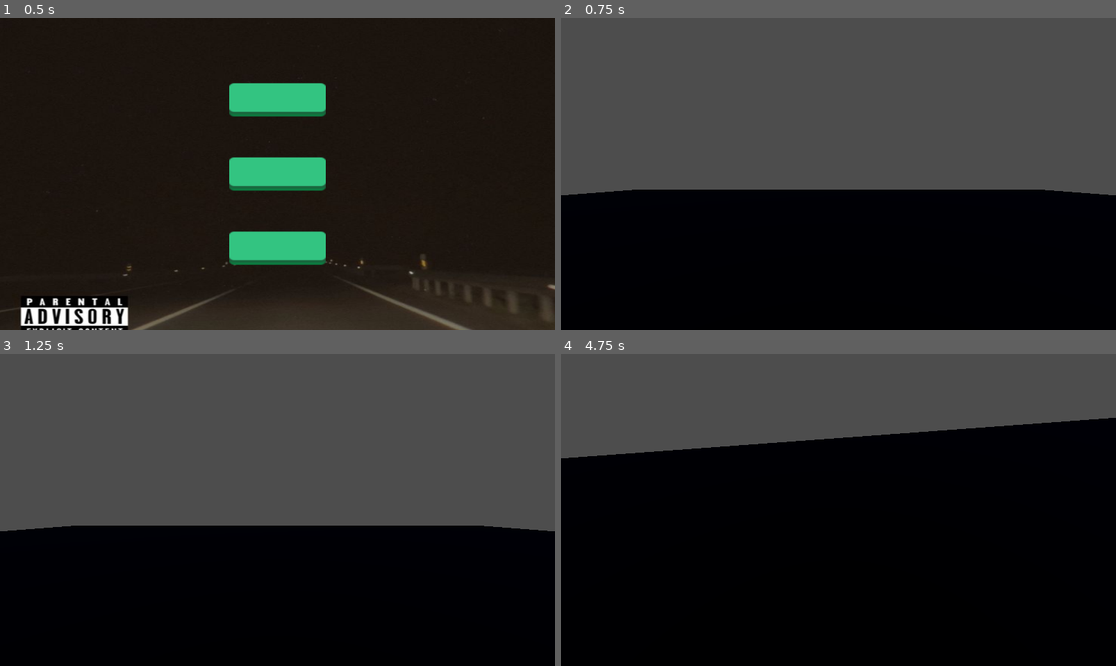
Above: before the commit, frames 1-4 (two rows, left to right).
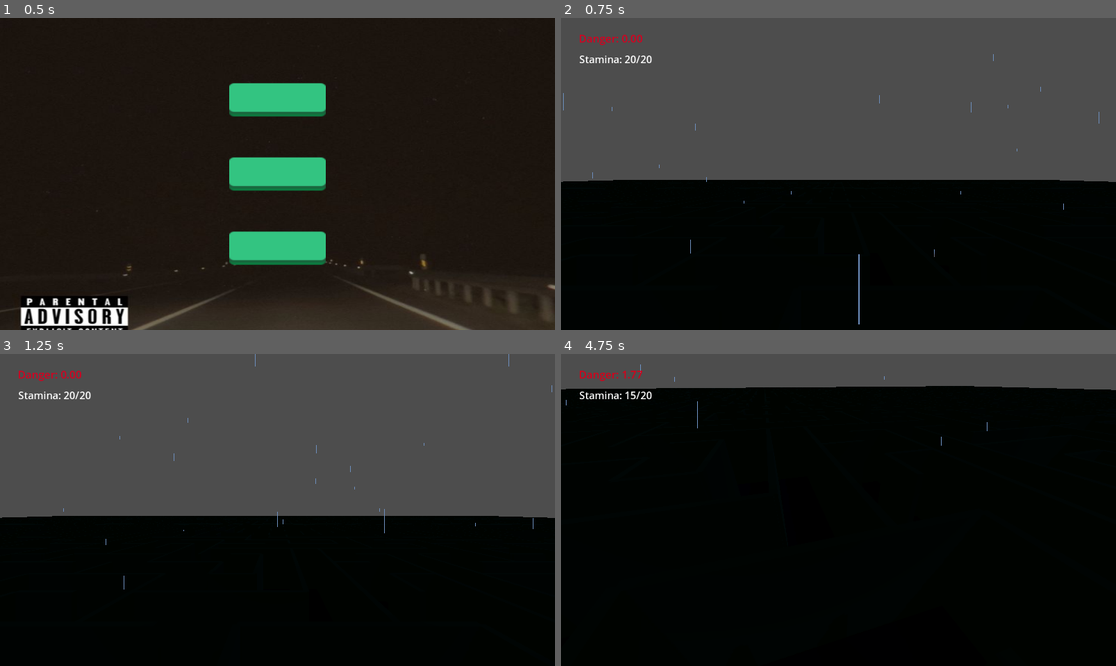
Above: after the commit, the same moments.

Repository: shrg29/finalprojectATCG
Game: Godot game, scene res://scenes/main_menu.tscn
Two runs of this game, one before a commit and one after it. Both use one fixed random seed, a clock stepped at 60 frames per second and the inputs below.
Inputs (mouse positions are in pixels of both pictures, inside the frame that each line leads up to):
- Up to frame 1 (0.5 s): no input
- Up to frame 2 (0.75 s): click (838, 99) at 0.5 s
- Up to frame 3 (1.25 s): no input
- Up to frame 4 (4.75 s): move the mouse to (866, 510) at 1.27 s; hold Shift (sprint, bound only after the commit) 1.28-2.03 s; hold W (move_forward) from 1.28 s (still down); move the mouse to (810, 510) at 2.02 s; tap Shift (sprint, bound only after the commit) at 2.1, 3.6 s; move the mouse to (849, 503) at 2.77 s; hold Shift (sprint, bound only after the commit) 2.78-3.53 s; move the mouse to (832, 516) at 3.52 s; move the mouse to (877, 513) at 4.27 s; hold Shift (sprint, bound only after the commit) from 4.28 s (still down)

Frame 1 is identical in both runs. In frame 2, 3.7% of the frame differs, in the area x 0-100%, y 5-99%; in frame 3, 3.6%; in frame 4, 16%, in the area x 0-100%, y 3-34%.

Commit message:
maze implemented
stamina system added

Diff:
--- a/final-project-actg/project.godot
+++ b/final-project-actg/project.godot
@@ -37,3 +37,8 @@
 "events": [Object(InputEventKey,"resource_local_to_scene":false,"resource_name":"","device":-1,"window_id":0,"alt_press …(191 unchanged characters)…
 ]
 }
+sprint={
+"deadzone": 0.2,
+"events": [Object(InputEventKey,"resource_local_to_scene":false,"resource_name":"","device":-1,"window_id":0,"alt_pressed":false,"shift_pressed":false,"ctrl_pressed":false,"meta_pressed":false,"pressed":false,"keycode":0,"physical_keycode":4194325,"key_label":0,"unicode":0,"location":0,"echo":false,"script":null)
+]
+}
--- a/final-project-actg/scenes/Enemy.tscn
+++ b/final-project-actg/scenes/Enemy.tscn
@@ -1,14 +1,16 @@
-[gd_scene load_steps=4 format=3 uid="uid://th2etnrw2wps"]
+[gd_scene load_steps=5 format=3 uid="uid://th2etnrw2wps"]
+
+[ext_resource type="AudioStream" uid="uid://c7cudpo3htgp8" path="res://assets/rain.mp3" id="1_3gvst"]
 
 [sub_resource type="StandardMaterial3D" id="StandardMaterial3D_gqquq"]
 albedo_color = Color(0.6377782, 0, 0.050292075, 1)
 
 [sub_resource type="BoxMesh" id="BoxMesh_gqquq"]
 material = SubResource("StandardMaterial3D_gqquq")
-size = Vector3(1, 7, 1)
+size = Vector3(0.7, 2.5, 1)
 
 [sub_resource type="BoxShape3D" id="BoxShape3D_gqquq"]
-size = Vector3(1, 4, 1)
+size = Vector3(0.7203369, 2.4825325, 1)
 
 [node name="Enemy" type="StaticBody3D"]
 
@@ -16,7 +18,9 @@
 mesh = SubResource("BoxMesh_gqquq")
 
 [node name="AudioStreamPlayer3D" type="AudioStreamPlayer3D" parent="."]
+stream = ExtResource("1_3gvst")
+autoplay = true
 
 [node name="CollisionShape3D" type="CollisionShape3D" parent="."]
-transform = Transform3D(1, 0, 0, 0, 1, 0, 0, 0, 1, 0, 2, 0)
+transform = Transform3D(1, 0, 0, 0, 1, 0, 0, 0, 1, 0.014953613, -0.0022602081, 0)
 shape = SubResource("BoxShape3D_gqquq")
--- a/final-project-actg/scenes/Player.tscn
+++ b/final-project-actg/scenes/Player.tscn
@@ -13,9 +13,29 @@
 transform = Transform3D(1, 0, 0, 0, 1, 0, 0, 0, 1, 0, 1.6, 0)
 
 [node name="Camera3D" type="Camera3D" parent="CameraPivot"]
+transform = Transform3D(1, 0, 0, 0, 1, 0, 0, 0, 1, 0, 3.872344, 0)
 current = true
 
 [node name="CollisionShape3D" type="CollisionShape3D" parent="."]
 transform = Transform3D(1, 0, 0, 0, 1, 0, 0, 0, 1, 0, 0.8, 0)
 shape = SubResource("CapsuleShape3D_0rwas")
 debug_color = Color(0, 0.5882353, 0.6392157, 0.59607846)
+
+[node name="CanvasLayer" type="CanvasLayer" parent="."]
+
+[node name="DangerLabel" type="Label" parent="CanvasLayer"]
+offset_left = 37.0
+offset_top = 27.0
+offset_right = 138.0
+offset_bottom = 55.0
+theme_override_colors/font_color = Color(0.83976364, 0, 0.122233965, 1)
+theme_override_font_sizes/font_size = 22
+text = "Danger: 0.00"
+
+[node name="StaminaLabel" type="Label" parent="CanvasLayer"]
+offset_left = 38.0
+offset_top = 71.0
+offset_right = 189.0
+offset_bottom = 101.0
+theme_override_font_sizes/font_size = 21
+text = "Stamina: 20/20"
--- /dev/null
+++ b/final-project-actg/scenes/maze.tscn
@@ -0,0 +1,8 @@
+[gd_scene load_steps=3 format=3 uid="uid://glfehe5e32b6"]
+
+[ext_resource type="Script" uid="uid://orp71hr6rcd0" path="res://scripts/maze.gd" id="1_fgl6e"]
+[ext_resource type="PackedScene" uid="uid://bmfytqsy4s558" path="res://scenes/wall_scene.tscn" id="2_l3biw"]
+
+[node name="Maze" type="Node3D"]
+script = ExtResource("1_fgl6e")
+wall_scene = ExtResource("2_l3biw")
--- a/final-project-actg/scenes/test_level.tscn
+++ b/final-project-actg/scenes/test_level.tscn
@@ -1,25 +1,52 @@
-[gd_scene load_steps=7 format=3 uid="uid://dl2bibffowpb4"]
+[gd_scene load_steps=12 format=3 uid="uid://dl2bibffowpb4"]
 
-[ext_resource type="PackedScene" uid="uid://dn25a6avlx0kf" path="res://scenes/Player.tscn" id="1_gojnm"]
+[ext_resource type="PackedScene" uid="uid://dn25a6avlx0kf" path="res://scenes/player.tscn" id="1_gojnm"]
 [ext_resource type="PackedScene" uid="uid://th2etnrw2wps" path="res://scenes/Enemy.tscn" id="2_1c2mv"]
+[ext_resource type="Script" uid="uid://bh12h6cbvlrlx" path="res://scripts/rain_emitter.gd" id="2_j6w7d"]
+[ext_resource type="PackedScene" uid="uid://glfehe5e32b6" path="res://scenes/maze.tscn" id="4_x4b8f"]
 
 [sub_resource type="StandardMaterial3D" id="StandardMaterial3D_hsoxx"]
 albedo_color = Color(1.3461569e-07, 0.093095414, 6.016344e-09, 1)
 
 [sub_resource type="PlaneMesh" id="PlaneMesh_gojnm"]
 material = SubResource("StandardMaterial3D_hsoxx")
-size = Vector2(50, 50)
+size = Vector2(100, 100)
 
 [sub_resource type="BoxShape3D" id="BoxShape3D_hsoxx"]
-size = Vector3(50, 0.1, 50)
+size = Vector3(102.7357, 0.1, 100.14758)
 
 [sub_resource type="Environment" id="Environment_hsoxx"]
 background_color = Color(0, 0.03368961, 0.122122996, 1)
+ambient_light_color = Color(0.8776157, 0.8776158, 0.8776157, 1)
 fog_light_color = Color(0.1483027, 0.2418809, 0.28377596, 1)
 volumetric_fog_enabled = true
 volumetric_fog_albedo = Color(0.7162962, 0.71629626, 0.7162961, 1)
+volumetric_fog_emission = Color(0.14406255, 0.14406255, 0.14406255, 1)
+
+[sub_resource type="ParticleProcessMaterial" id="ParticleProcessMaterial_paw1w"]
+emission_shape = 3
+emission_box_extents = Vector3(25, 10, 30)
+direction = Vector3(1, -1, 0)
+spread = 0.2
+color = Color(0.97416157, 0.9793398, 0.97840005, 1)
+
+[sub_resource type="StandardMaterial3D" id="StandardMaterial3D_paw1w"]
+emission_enabled = true
+emission = Color(0.27722612, 0.26271057, 0.3329402, 1)
+billboard_mode = 3
+particles_anim_h_frames = 1
+particles_anim_v_frames = 1
+particles_anim_loop = false
+
+[sub_resource type="BoxMesh" id="BoxMesh_j6w7d"]
+material = SubResource("StandardMaterial3D_paw1w")
+size = Vector3(0.005, 0.4, 0)
 
 [node name="TestLevel" type="Node3D"]
+
+[node name="Maze" parent="." instance=ExtResource("4_x4b8f")]
+maze_width = 100
+maze_height = 100
 
 [node name="MeshInstance3D" type="MeshInstance3D" parent="."]
 mesh = SubResource("PlaneMesh_gojnm")
@@ -27,7 +54,7 @@
 [node name="StaticBody3D" type="StaticBody3D" parent="MeshInstance3D"]
 
 [node name="CollisionShape3D" type="CollisionShape3D" parent="MeshInstance3D/StaticBody3D"]
-transform = Transform3D(1, 0, 0, 0, 1, 0, 0, 0, 1, 0, 0.28082275, 0)
+transform = Transform3D(1, 0, 0, 0, 1, 0, 0, 0, 1, -0.93675995, 0.28082275, -0.0029907227)
 shape = SubResource("BoxShape3D_hsoxx")
 
 [node name="MoonLight" type="DirectionalLight3D" parent="."]
@@ -41,5 +68,21 @@
 
 [node name="Player" parent="." instance=ExtResource("1_gojnm")]
 
+[node name="RainEmitter" type="Node3D" parent="Player"]
+transform = Transform3D(1, 0, 0, 0, 1, 0, 0, 0, 1, 0, 12.527607, 0)
+script = ExtResource("2_j6w7d")
+player_path = NodePath("..")
+
+[node name="GPUParticles3D" type="GPUParticles3D" parent="Player/RainEmitter"]
+transform = Transform3D(1, 0, 0, 0, 1, 0, 0, 0, 1, 0, -7.9438915, 0)
+amount = 3500
+lifetime = 3.0
+preprocess = 2.0
+speed_scale = 3.49
+explosiveness = 0.01
+randomness = 0.12
+process_material = SubResource("ParticleProcessMaterial_paw1w")
+draw_pass_1 = SubResource("BoxMesh_j6w7d")
+
 [node name="Enemy" parent="." instance=ExtResource("2_1c2mv")]
-transform = Transform3D(1, 0, 0, 0, 1, 0, 0, 0, 1, -23.878, 2, 6)
+transform = Transform3D(1, 0, 0, 0, 1, 0, 0, 0, 1, 0, 1.7445216, 9.692578)
--- /dev/null
+++ b/final-project-actg/scenes/wall_scene.tscn
@@ -0,0 +1,19 @@
+[gd_scene load_steps=4 format=3 uid="uid://bmfytqsy4s558"]
+
+[sub_resource type="StandardMaterial3D" id="StandardMaterial3D_w0rr7"]
+albedo_color = Color(0, 0.15601006, 0.022891443, 1)
+
+[sub_resource type="BoxMesh" id="BoxMesh_w0rr7"]
+material = SubResource("StandardMaterial3D_w0rr7")
+size = Vector3(1, 2, 1)
+
+[sub_resource type="BoxShape3D" id="BoxShape3D_w0rr7"]
+size = Vector3(1, 2.015, 1)
+
+[node name="StaticBody3D" type="StaticBody3D"]
+
+[node name="WallScene" type="MeshInstance3D" parent="."]
+mesh = SubResource("BoxMesh_w0rr7")
+
+[node name="CollisionShape3D" type="CollisionShape3D" parent="."]
+shape = SubResource("BoxShape3D_w0rr7")
--- /dev/null
+++ b/final-project-actg/scripts/maze.gd
@@ -0,0 +1,168 @@
+extends Node3D
+
+# ---------- Maze Settings ----------
+@export var maze_width := 25
+@export var maze_height := 25
+@export var cell_size := 2.0   # size of one corridor
+
+@export var wall_scene: PackedScene  # drag your wall scene (StaticBody3D root)
+
+# ---------- Grid Data ----------
+var grid := []  # 2D array of cells
+var entrance_cell: Dictionary
+var exit_cell: Dictionary
+
+# --- Maze Offset to center on floor ---
+var offset_x := 0.0
+var offset_z := 0.0
+
+
+func _ready():
+	if wall_scene == null:
+		print("Error: wall_scene not assigned!")
+		return
+
+	# --- Compute offsets to center maze on floor ---
+	offset_x = -maze_width * cell_size / 2
+	offset_z = -maze_height * cell_size / 2
+
+	init_grid()
+	generate_maze()
+	build_maze()
+
+	# Entrance / Exit
+	entrance_cell = grid[0][0]
+	exit_cell = grid[maze_height-1][maze_width-1]
+	print("Entrance:", entrance_cell)
+	print("Exit:", exit_cell)
+
+
+
+# ---------------------
+# Initialize the grid
+# ---------------------
+func init_grid():
+	grid.clear()
+	for y in maze_height:
+		var row := []
+		for x in maze_width:
+			var cell := {
+				"x": x,
+				"y": y,
+				"visited": false,
+				"walls": { "top": true, "bottom": true, "left": true, "right": true }
+			}
+			row.append(cell)
+		grid.append(row)
+
+
+# ---------------------
+# Maze Generation (Iterative DFS)
+# ---------------------
+func generate_maze():
+	var stack := []
+	var start_cell: Dictionary = grid[0][0]
+	start_cell["visited"] = true
+	stack.append(start_cell)
+
+	while stack.size() > 0:
+		var current = stack[stack.size() - 1]
+		var neighbors = get_unvisited_neighbors(current)
+		if neighbors.size() > 0:
+			neighbors.shuffle()
+			var next_cell = neighbors[0]
+			remove_wall_between(current, next_cell)
+			next_cell["visited"] = true
+			stack.append(next_cell)
+		else:
+			stack.pop_back()
+
+
+# ---------------------
+# Get unvisited neighbors safely
+# ---------------------
+func get_unvisited_neighbors(cell) -> Array:
+	var result := []
+	var x = cell["x"]
+	var y = cell["y"]
+
+	if y > 0 and not grid[y-1][x]["visited"]:
+		result.append(grid[y-1][x])  # top
+	if y < maze_height-1 and not grid[y+1][x]["visited"]:
+		result.append(grid[y+1][x])  # bottom
+	if x > 0 and not grid[y][x-1]["visited"]:
+		result.append(grid[y][x-1])  # left
+	if x < maze_width-1 and not grid[y][x+1]["visited"]:
+		result.append(grid[y][x+1])  # right
+
+	return result
+
+
+# ---------------------
+# Remove walls between adjacent cells
+# ---------------------
+func remove_wall_between(cell_a, cell_b):
+	var dx = cell_b["x"] - cell_a["x"]
+	var dy = cell_b["y"] - cell_a["y"]
+
+	if dx == 1:
+		cell_a["walls"]["right"] = false
+		cell_b["walls"]["left"] = false
+	elif dx == -1:
+		cell_a["walls"]["left"] = false
+		cell_b["walls"]["right"] = false
+	elif dy == 1:
+		cell_a["walls"]["bottom"] = false
+		cell_b["walls"]["top"] = false
+	elif dy == -1:
+		cell_a["walls"]["top"] = false
+		cell_b["walls"]["bottom"] = false
+
+
+# ---------------------
+# Build maze in 3D
+# ---------------------
+func build_maze():
+	# Clear old walls
+	for child in get_children():
+		child.queue_free()
+
+	for y in maze_height:
+		for x in maze_width:
+			var cell = grid[y][x]
+			var pos_x = x * cell_size + offset_x
+			var pos_z = y * cell_size + offset_z
+
+			# Top wall
+			if cell["walls"]["top"]:
+				spawn_wall(pos_x, 0, pos_z - cell_size/2, Vector3(cell_size, 2.0, 0.2))
+			# Bottom wall
+			if cell["walls"]["bottom"]:
+				spawn_wall(pos_x, 0, pos_z + cell_size/2, Vector3(cell_size, 2.0, 0.2))
+			# Left wall
+			if cell["walls"]["left"]:
+				spawn_wall(pos_x - cell_size/2, 0, pos_z, Vector3(0.2, 2.0, cell_size))
+			# Right wall
+			if cell["walls"]["right"]:
+				spawn_wall(pos_x + cell_size/2, 0, pos_z, Vector3(0.2, 2.0, cell_size))
+
+
+# ---------------------
+# Spawn individual wall
+# ---------------------
+func spawn_wall(x: float, y: float, z: float, size: Vector3):
+	if wall_scene == null:
+		return
+	var wall = wall_scene.instantiate()
+	wall.transform.origin = Vector3(x, y + size.y/2, z)
+	wall.scale = size
+	add_child(wall)
+
+
+# ---------------------
+# Regenerate maze
+# ---------------------
+func regenerate_maze():
+	init_grid()
+	generate_maze()
+	build_maze()
--- a/final-project-actg/scripts/player.gd
+++ b/final-project-actg/scripts/player.gd
@@ -1,54 +1,120 @@
 extends CharacterBody3D
 
-@export var speed = 5.0
+@export var speed = 2.0
+@export var sprint_speed := 7.0
 @export var mouse_sensitivity = 0.2
 @export var gravity : float = -9.8
+
+# ---------- Stamina ----------
+@export var max_stamina := 20.0         # max stamina
+@export var stamina_drain_rate := 5.0   # per second while sprinting
+@export var stamina_recovery_rate := 4.0 # per second when not sprinting
+@export var stamina_lock_threshold := 0.35 # 35% of max, unlock sprint when above
+
+var stamina := max_stamina
+var can_sprint := true
+
+
+@export var danger_increase_rate := 0.15
+@export var danger_decrease_rate := 0.25
+@export var max_danger := 10.0
+@export var sprint_danger_multiplier := 5.0
+
+@onready var stamina_label := $CanvasLayer/StaminaLabel
+@onready var danger_label := $CanvasLayer/DangerLabel
+@onready var camera_pivot = $CameraPivot
+
+var danger_level := 0.0
 
 var rotation_y = 0.0
 var rotation_x = 0.0
 
-@onready var camera_pivot = $CameraPivot
 
 func _ready():
 	Input.set_mouse_mode(Input.MOUSE_MODE_CAPTURED)
 
 func _input(event):
+	handle_mouse_look(event)
+
+func _physics_process(delta):
+	var move_dir := get_movement_direction()
+	var is_trying_to_sprint := Input.is_action_pressed("sprint") and move_dir != Vector3.ZERO
+	var is_sprinting := is_trying_to_sprint and can_sprint
+
+	apply_movement(move_dir, is_sprinting)
+	apply_gravity(delta)
+	update_stamina(delta, is_sprinting)
+	update_danger(delta, move_dir != Vector3.ZERO, is_sprinting)
+	update_debug_ui()
+
+	move_and_slide()
+
+func handle_mouse_look(event):
 	if event is InputEventMouseMotion:
-		# Horizontal rotation on player
 		rotation_y -= deg_to_rad(event.relative.x * mouse_sensitivity)
 		rotation.y = rotation_y
 
-		# Vertical rotation on camera pivot
 		rotation_x -= deg_to_rad(event.relative.y * mouse_sensitivity)
 		rotation_x = clamp(rotation_x, deg_to_rad(-89), deg_to_rad(89))
 		camera_pivot.rotation.x = rotation_x
 
-func _physics_process(delta):
-	var direction = Vector3.ZERO
+func get_movement_direction() -> Vector3:
+		var dir := Vector3.ZERO
 
-	# Input mapping (make sure these match your Input Map!)
-	if Input.is_action_pressed("move_forward"):
-		direction -= transform.basis.z
-	if Input.is_action_pressed("move_backward"):
-		direction += transform.basis.z
-	if Input.is_action_pressed("move_left"):
-		direction -= transform.basis.x
-	if Input.is_action_pressed("move_right"):
-		direction += transform.basis.x
+		if Input.is_action_pressed("move_forward"):
+			dir -= transform.basis.z
+		if Input.is_action_pressed("move_backward"):
+			dir += transform.basis.z
+		if Input.is_action_pressed("move_left"):
+			dir -= transform.basis.x
+		if Input.is_action_pressed("move_right"):
+			dir += transform.basis.x
 
-	# Normalize to avoid faster diagonal movement
-	if direction.length() > 0:
-		direction = direction.normalized() * speed
+		return dir.normalized()
 
-	# Assign to CharacterBody3D velocity (keep Y for gravity)
-	velocity.x = direction.x
-	velocity.z = direction.z
+func apply_movement(direction: Vector3, sprinting: bool):
+	var current_speed : float = sprint_speed if sprinting else speed
 
-	# Gravity
+	velocity.x = direction.x * current_speed
+	velocity.z = direction.z * current_speed
+
+func apply_gravity(delta):
 	if not is_on_floor():
 		velocity.y += gravity * delta
 	else:
 		velocity.y = 0
 
-	# Move player
-	move_and_slide()
+func update_stamina(delta, sprinting: bool):
+	if sprinting:
+		stamina -= stamina_drain_rate * delta
+		if stamina <= 0:
+			stamina = 0
+			can_sprint = false
+	else:
+		stamina += stamina_recovery_rate * delta
+		if stamina > max_stamina:
+			stamina = max_stamina
+
+		# unlock sprint if above threshold
+		if not can_sprint and stamina / max_stamina >= stamina_lock_threshold:
+			can_sprint = true
+
+
+func update_danger(delta, is_moving: bool, sprinting: bool):
+	if is_moving:
+		var multiplier := sprint_danger_multiplier if sprinting else 1.0
+		danger_level += danger_increase_rate * multiplier * delta
+	else:
+		danger_level -= danger_decrease_rate * delta
+
+	danger_level = clamp(danger_level, 0.0, max_danger)
+
+
+func update_debug_ui():
+	danger_label.text = "Danger: %.2f" % danger_level
+	danger_label.modulate = Color(
+		1.0,
+		1.0 - danger_level / max_danger,
+		1.0 - danger_level / max_danger
+	)
+	stamina_label.text = "Stamina: %d/%d" % [round(stamina), max_stamina]
--- /dev/null
+++ b/final-project-actg/scripts/rain_emitter.gd
@@ -0,0 +1,13 @@
+extends Node3D
+
+@export var player_path: NodePath
+var player: Node3D
+
+func _ready():
+	player = get_node(player_path)
+
+func _process(delta):
+	if player:
+		# Keep rain horizontally centered on the player
+		global_transform.origin.x = player.global_transform.origin.x
+		global_transform.origin.z = player.global_transform.origin.z
Not shown, added: final-project-actg/assets/rain.mp3.import
Not shown, added: final-project-actg/scripts/maze.gd.uid
Not shown, added: final-project-actg/scripts/rain_emitter.gd.uid
Not shown, added: final-project-actg/assets/rain.mp3
Not shown, added: final-project-actg/scenes/test_level.tscn4190201364.tmp
